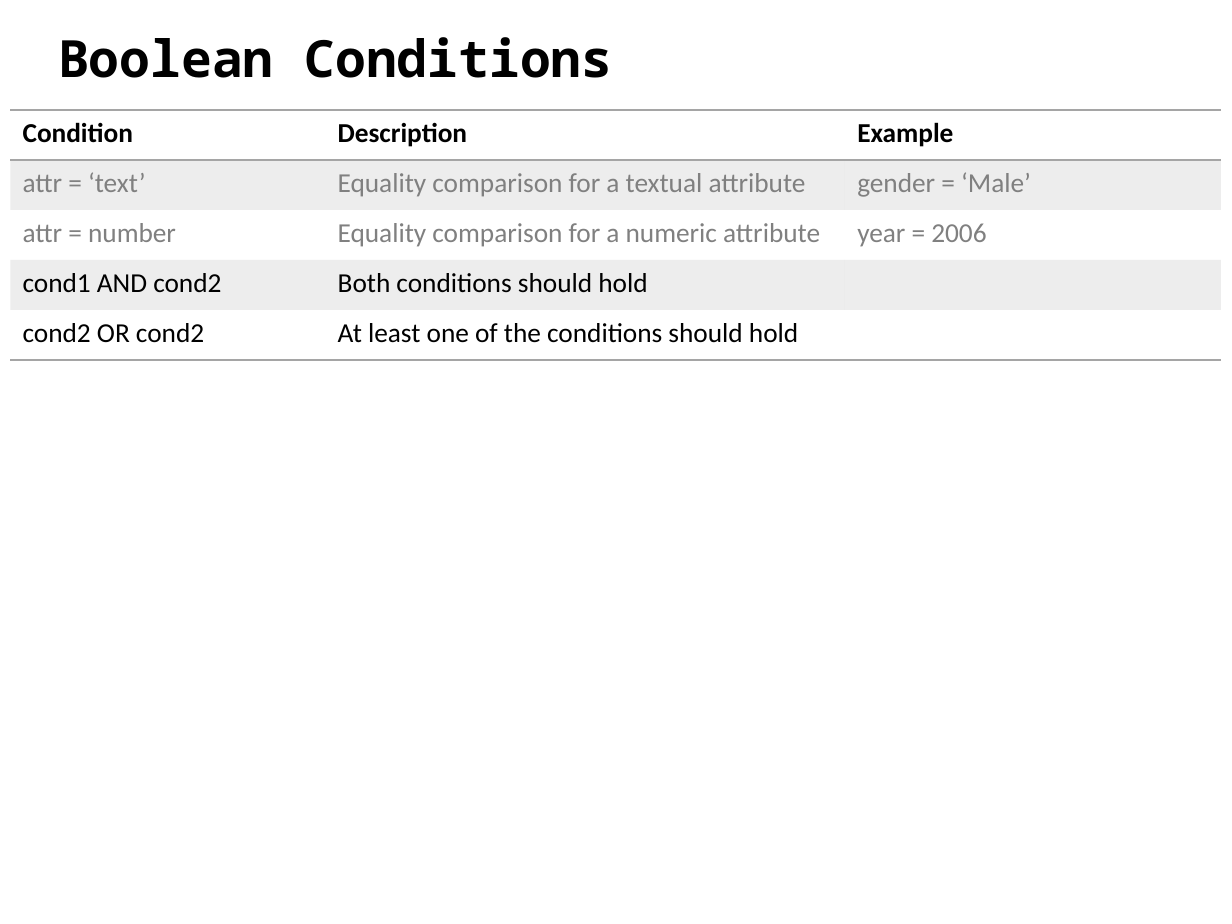
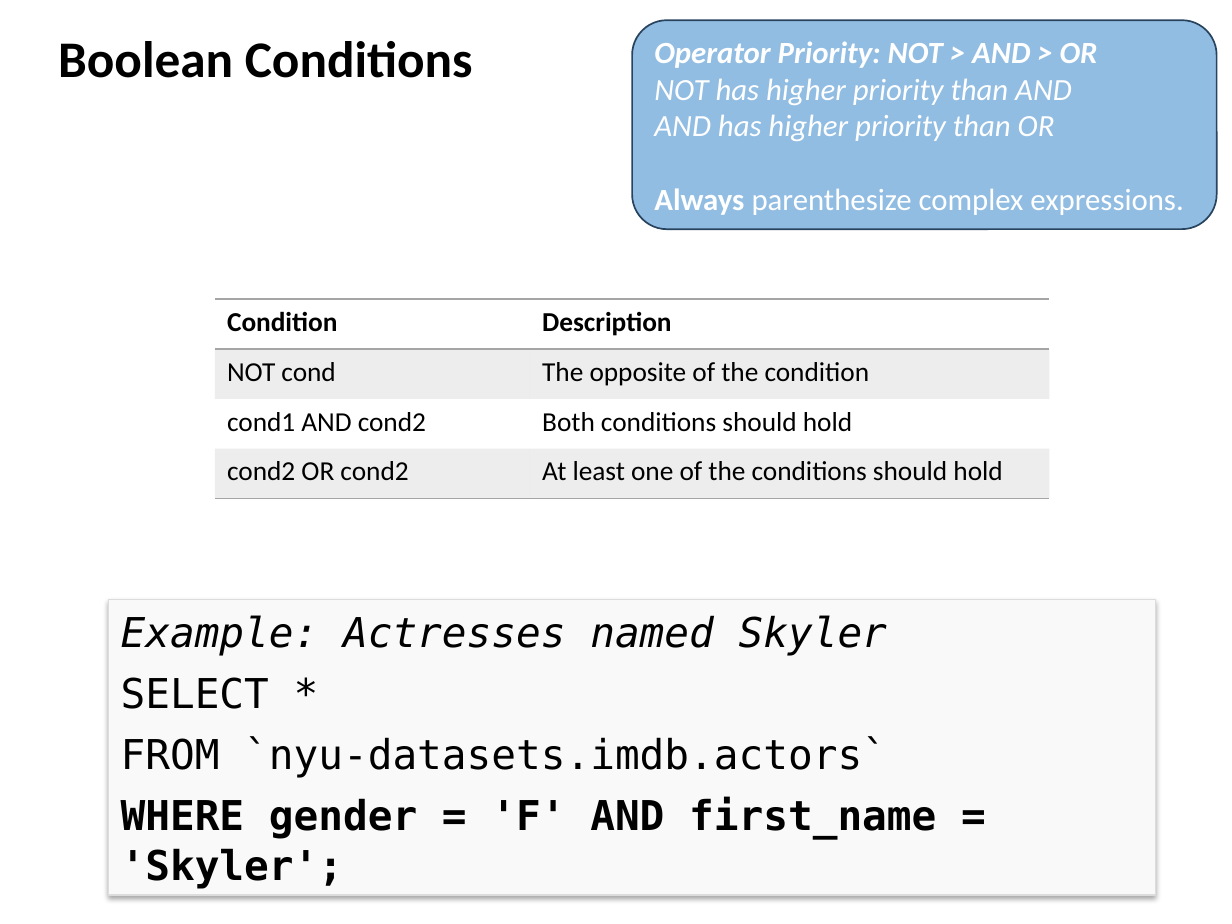
Before and after one commit to ipeirotis/introduction-to-databases, a slide deck: slide 8 of session3/B3-SQL_Filtering.pptx (slide 5 before the commit). Drawn at 1232x924 pixels with LibreOffice and Linux fonts; fonts in the diff are those of the drawing. Boxes give left, top, right and bottom in pixels: in the first picture for what was removed or moved away, otherwise in the second. Text is boxed around its words. In the diff, an @@ line names an element or a change of style, - is before the commit and + after.

```diff
--- a/session3/B3-SQL_Filtering.pptx
+++ b/session3/B3-SQL_Filtering.pptx
@@ text "Boolean Conditions" at (58,41,473,78): font Noto Sans Mono to Calibri @@
@@ rounded rectangle added at (632,20,1216,229), fill #5B9BD5 at 66% opacity, outline #28445D 1 pt, 18 pt, text #FFFFFF, italic @@
+Operator Priority: NOT > AND > OR
+NOT has higher priority than AND
+AND has higher priority than OR
+Always parenthesize complex expressions.
@@ table at (214,299,1050,499) @@
-Condition | Description | Example
-attr = ‘text’ | Equality comparison for a textual attribute | gender = ‘Male’
-attr = number | Equality comparison for a numeric attribute | year = 2006
-cond1 AND cond2 | Both conditions should hold | 
-cond2 OR cond2 | At least one of the conditions should hold | 
+Condition | Description
+NOT cond | The opposite of the condition
+cond1 AND cond2 | Both conditions should hold
+cond2 OR cond2 | At least one of the conditions should hold
@@ table: place and size @@
-table at (10,110,1221,360)
+table at (214,299,1050,499)
@@ rectangle added at (108,600,1156,896), fill #F9F9F9, outline #DCDCDC 0.75 pt, 24 pt, text #000000 @@
+Example: Actresses named Skyler
+SELECT *
+FROM `nyu-datasets.imdb.actors`
+WHERE gender = 'F' AND first_name = 'Skyler';
```
Also in this commit, not shown: 21 other slides changed, 2 slides added, 3 slides removed.
